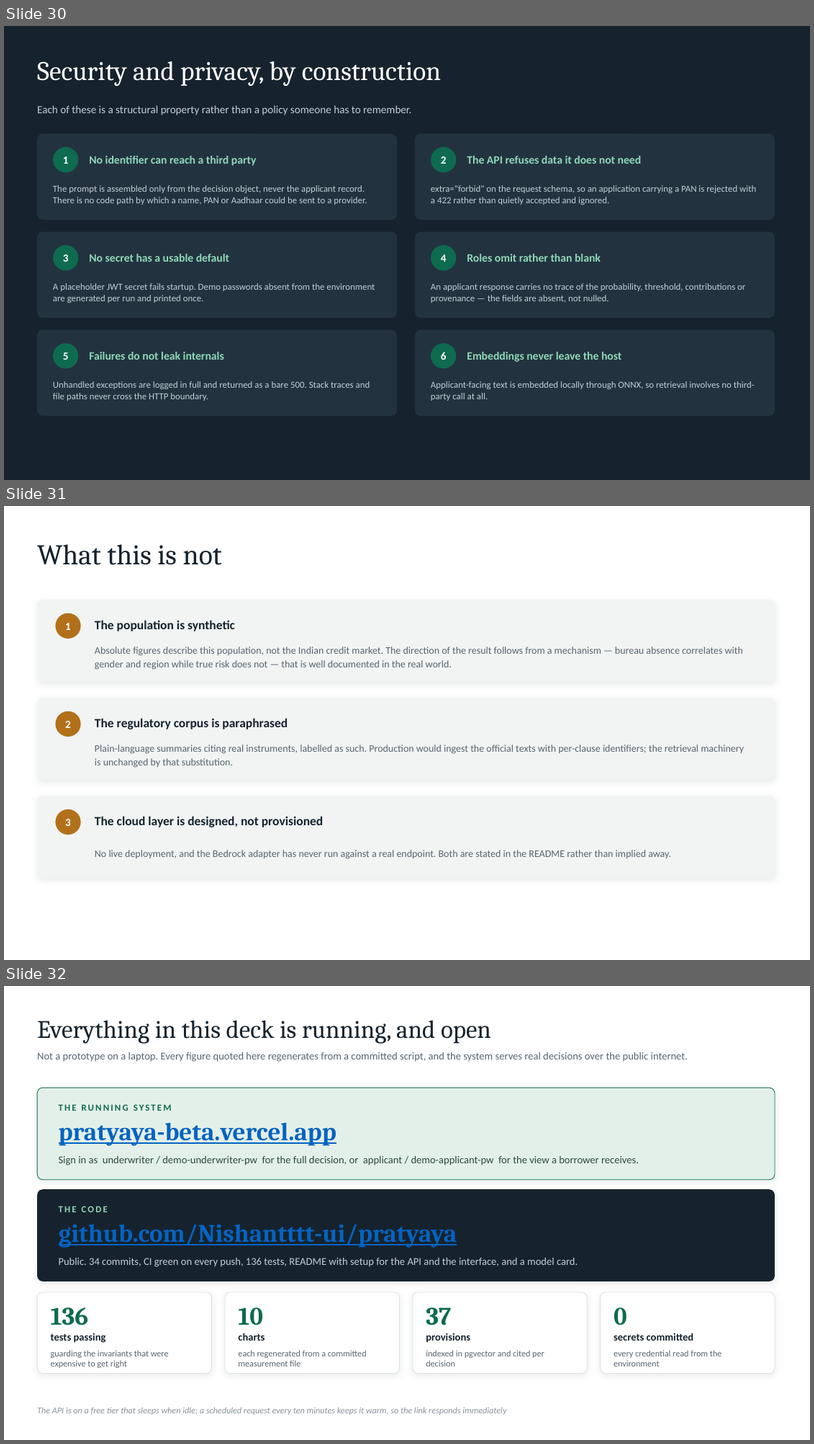
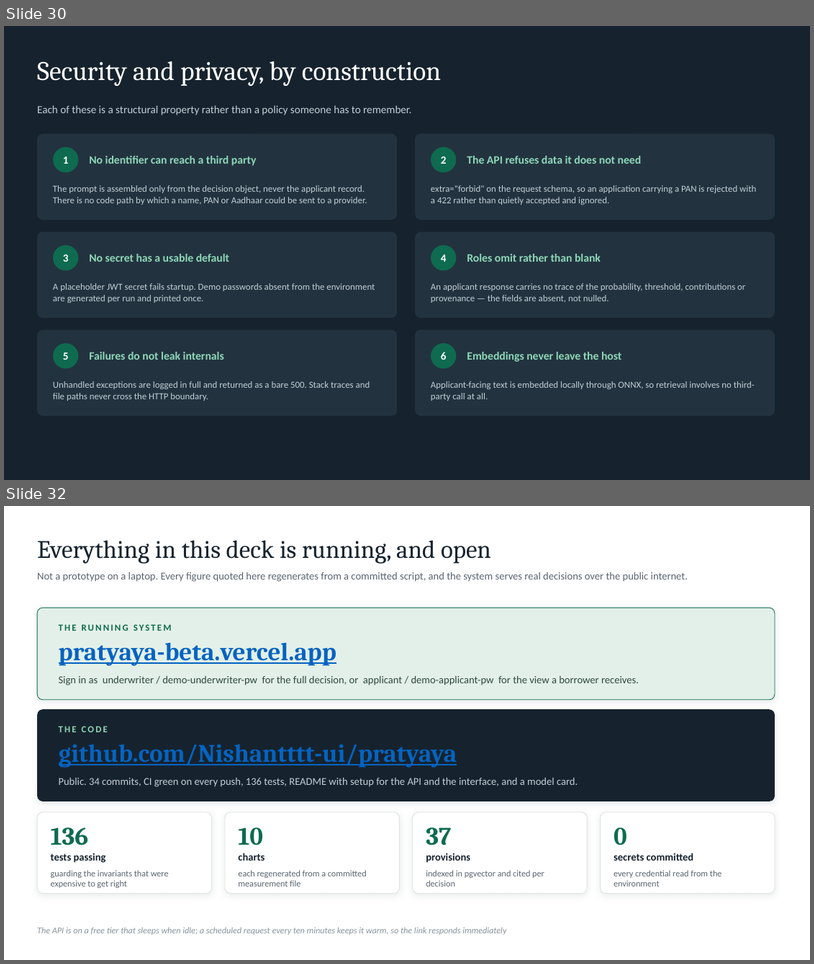
Before and after one commit to Nishantttt-ui/pratyaya, a slide deck: docs/Pratyaya-Synchrony-Hackathon.pptx. Shown one above the other, each under a label of ours: slides 30, 31 and 32 before the commit, slides 30 and 32 after it; the slides between them are not shown. The pictures are 814x1444 and 814x964 pixels, drawn with LibreOffice and Linux fonts; fonts in the diff are those of the drawing. Boxes give left, top, right and bottom in pixels: in the first picture for what was removed or moved away, otherwise in the second. Text is boxed around its words. In the diff, an @@ line names an element or a change of style, - is before the commit and + after.

```diff
--- a/docs/Pratyaya-Synchrony-Hackathon.pptx
+++ b/docs/Pratyaya-Synchrony-Hackathon.pptx
@@ slide 31 removed at box(4, 506, 810, 960), background #FFFFFF @@
@@ text removed at box(37, 544, 222, 565) @@
-What this is not
@@ rounded rectangle removed at box(37, 600, 775, 682) @@
@@ ellipse removed at box(55, 613, 81, 638) @@
@@ text removed at box(65, 623, 71, 630) @@
-1
@@ text removed at box(95, 620, 235, 631) @@
-The population is synthetic
@@ text removed at box(95, 646, 743, 669) @@
-Absolute figures describe this population, not the Indian credit market. The direction of the result follows from a mechanism — bureau absence correlates with gender and region while true risk does not — that is well documented in the real world.
@@ rounded rectangle removed at box(37, 698, 775, 780) @@
@@ ellipse removed at box(55, 711, 81, 736) @@
@@ text removed at box(65, 721, 71, 728) @@
-2
@@ text removed at box(95, 718, 288, 729) @@
-The regulatory corpus is paraphrased
@@ text removed at box(95, 744, 744, 767) @@
-Plain-language summaries citing real instruments, labelled as such. Production would ingest the official texts with per-clause identifiers; the retrieval machinery is unchanged by that substitution.
@@ rounded rectangle removed at box(37, 795, 775, 878) @@
@@ ellipse removed at box(55, 809, 81, 834) @@
@@ text removed at box(65, 818, 71, 826) @@
-3
@@ text removed at box(95, 816, 324, 827) @@
-The cloud layer is designed, not provisioned
@@ text removed at box(95, 849, 671, 859) @@
-No live deployment, and the Bedrock adapter has never run against a real endpoint. Both are stated in the README rather than implied away.
```
Also in this commit, not shown: 1 slide added, 1 other file.
